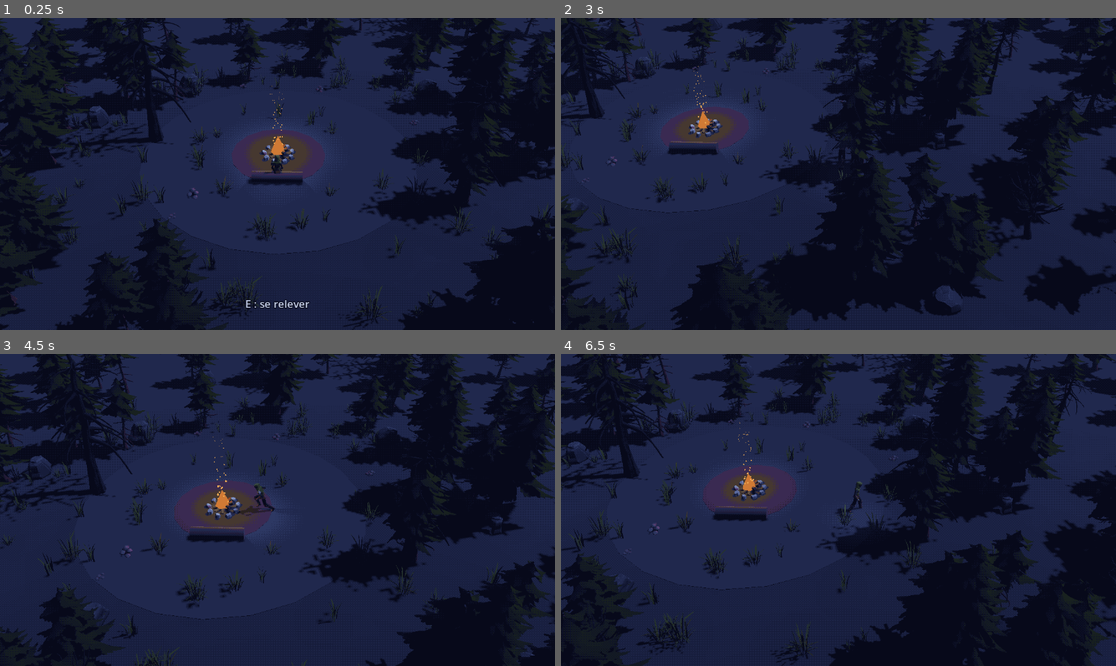
Above: before the commit, frames 1-4 (two rows, left to right).
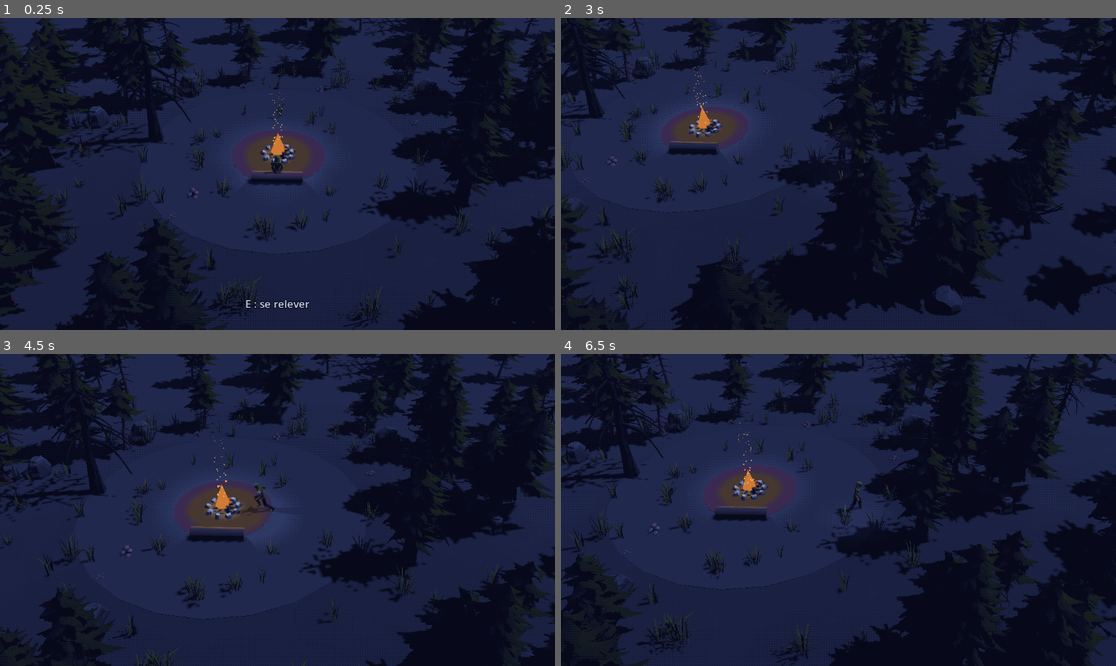
Above: after the commit, the same moments.

Repository: tomberardpro-tech/Dark-Fantasy
Game: Godot game, scene res://scenes/main.tscn
Two runs of this game, one before a commit and one after it. Both use one fixed random seed, a clock stepped at 60 frames per second and the inputs below.
Inputs (mouse positions are in pixels of both pictures, inside the frame that each line leads up to):
- Up to frame 1 (0.25 s): no input
- Up to frame 2 (3 s): tap Enter at 0.5 s; move the mouse to (960, 158) at 0.52 s; hold D (droite) 0.53-1.28 s; hold Shift (courir) 0.53-1.28 s; click (960, 158) at 0.67 s; move the mouse to (727, 189) at 1.27 s; hold Down 1.28-2.03 s; tap E (interagir) at 1.35 s; move the mouse to (894, 105) at 2.02 s; hold D (droite) 2.03-2.78 s; tap S (reculer) at 2.1 s; move the mouse to (810, 236) at 2.77 s; hold W (avancer) from 2.78 s (still down); tap Space (roulade) at 2.85 s; click (810, 236) at 2.92 s
- Up to frame 3 (4.5 s): move the mouse to (444, 556) at 3.52 s; release W (avancer) at 3.53 s; hold Shift (courir) 3.53-4.28 s; hold A (gauche) from 3.53 s (still down); move the mouse to (111, 463) at 4.27 s; tap E (interagir) at 4.35 s
- Up to frame 4 (6.5 s): move the mouse to (866, 510) at 5.02 s; release A (gauche) at 5.03 s; hold Down 5.03-5.78 s; tap S (reculer) at 5.1 s; click (866, 510) at 5.17 s; move the mouse to (755, 432) at 5.77 s; hold D (droite) from 5.78 s (still down); tap Space (roulade) at 5.85 s

The runs differ from the first frame. In frame 1, less than 0.1% of the frame differs, in the area x 33-59%, y 24-56%; in frame 2, 0.1%; in frame 3, 0.4%, in the area x 22-51%, y 38-64%; in frame 4, 0.2%.

Commit message:
Retour à l'ancienne lumière du feu, vent gardé (choix de Tom)
Co-Authored-By: Claude Opus 5.5 <noreply@anthropic.com>

Diff:
--- a/scripts/feu_de_camp.gd
+++ b/scripts/feu_de_camp.gd
@@ -3,8 +3,6 @@
 ## trois flammes qui vacillent et tournent, des braises qui montent en tourbillonnant,
 ## et une lumière orange qui tremble.
 ## Le vent (voir vent.gd) couche les flammes et emporte les braises.
-## La lumière vacille de façon irrégulière, change un peu de teinte et bouge légèrement,
-## pour que les ombres dansent comme autour d'un vrai feu.
 
 ## Puissance de la lumière du feu.
 @export var puissance := 2.6
@@ -15,21 +13,15 @@
 
 const GALETS := ["Pebble_Round_1", "Pebble_Round_2", "Pebble_Round_3", "Pebble_Round_4", "Pebble_Round_5"]
 
-const COULEUR_BRAISE := Color("d0702e")
-const COULEUR_VIVE := Color("f0a050")
-
 var _flammes: Array[MeshInstance3D] = []
 var _support_flammes: Node3D
 var _lumiere: OmniLight3D
-var _bruit := FastNoiseLite.new()
 var _braises: MultiMesh
 var _vie_braises: Array[float] = []
 var _temps := 0.0
 
 
 func _ready() -> void:
-	_bruit.seed = 3
-	_bruit.frequency = 1.0
 	_creer_pierres()
 	_creer_buches()
 	_creer_flammes()
@@ -48,21 +40,14 @@
 func _process(delta: float) -> void:
 	_temps += delta
 	var vent := Vent.souffle(_temps, global_position)
-	# Vacillement irrégulier : un « bruit » lent (le feu qui respire) et un rapide (les crépitements).
-	var v := 0.84 + _bruit.get_noise_1d(_temps * 1.2) * 0.16 + _bruit.get_noise_1d(_temps * 7.0 + 50.0) * 0.07
+	# Plusieurs vagues mélangées pour un vacillement qui ne semble pas répétitif.
+	var v := 0.85 + sin(_temps * 13.0) * 0.08 + sin(_temps * 7.3) * 0.07 + sin(_temps * 23.0) * 0.04
 	_lumiere.light_energy = puissance * v
-	# Plus le feu est vif, plus la lumière tire vers le jaune.
-	_lumiere.light_color = COULEUR_BRAISE.lerp(COULEUR_VIVE, clampf((v - 0.7) / 0.35, 0.0, 1.0))
-	# La lumière bouge un peu et suit les flammes couchées par le vent : les ombres dansent.
-	_lumiere.position = Vector3(
-		_bruit.get_noise_1d(_temps * 2.0 + 100.0) * 0.12 + vent.x * 0.25,
-		1.0 + v * 0.1,
-		_bruit.get_noise_1d(_temps * 2.0 + 200.0) * 0.12 + vent.z * 0.25)
 	# Les flammes se couchent dans le sens du vent.
 	_support_flammes.rotation = Vector3(vent.z * 0.3, 0.0, -vent.x * 0.3)
 	for i in _flammes.size():
 		var flamme := _flammes[i]
-		var k := v + _bruit.get_noise_1d(_temps * (5.0 + i * 2.0) + i * 30.0) * 0.12
+		var k := v + sin(_temps * (9.0 + i * 4.0)) * 0.08
 		var hauteur: float = flamme.get_meta("hauteur")
 		flamme.scale = Vector3(1.0, k, 1.0)
 		flamme.position.y = hauteur * k / 2.0
